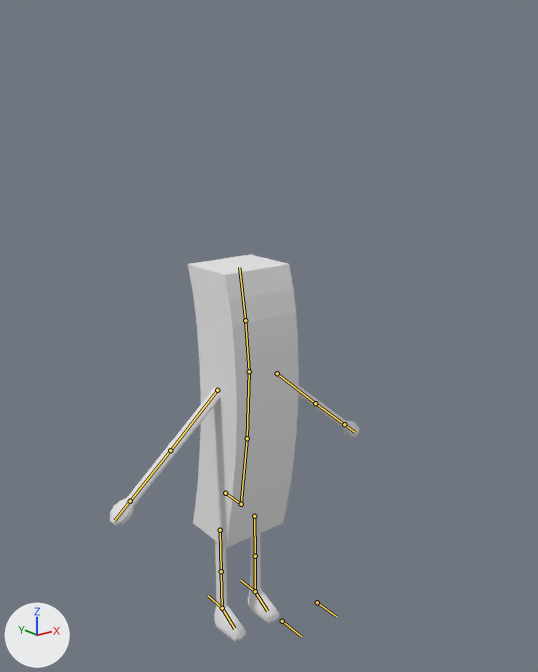
An edit to the Blender file Arts/Models/Characters/Potato/Potato.blend, drawn before and after from the same camera.
Both versions are drawn from a 50 mm lens placed at (-12.81, -17.21, 10.85), pointed at (0.19, -0.96, 4.35). Lighting does not change. The marker at lower left points along +X, +Y and +Z. The bones that bend it are drawn over the model as lines.
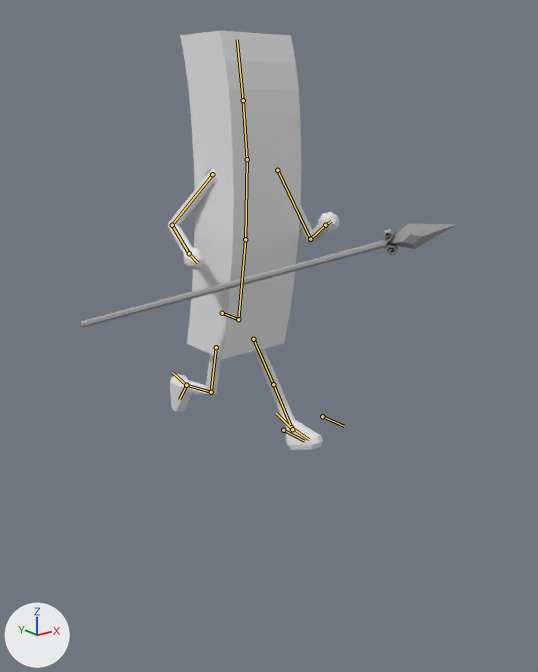
The newer file adds an action. The first version stands in its rest pose; the second is drawn at frame 22 of the action 'SpearRunning'.

Location of each change, [x1, y1, x2, y2] in pixels of the pictures (538 x 672 px):
```json
{"object": "Plane", "change": "posed", "before": [110, 254, 359, 641], "after": [168, 31, 339, 450], "on screen": "31% narrower, 8% taller"}
{"object": "Cylinder", "change": "now drawn", "after": [81, 224, 457, 328]}
{"bone": "RootBone", "before": "(225, 493) to (241, 504)", "after": "(222, 313) to (238, 319)"}
{"bone": "UpperArm.L", "before": "(277, 373) to (315, 403)", "after": "(277, 170) to (310, 239)"}
{"bone": "LowerArm.L", "before": "(315, 403) to (344, 424)", "after": "(310, 239) to (325, 225)"}
{"bone": "Hand.L", "before": "(344, 424) to (354, 432)", "after": "(325, 225) to (331, 221)"}
{"bone": "UpperArm.L.001", "before": "(217, 390) to (170, 450)", "after": "(212, 174) to (172, 225)"}
{"bone": "LowerArm.L.001", "before": "(170, 450) to (130, 501)", "after": "(172, 225) to (189, 253)"}
{"bone": "Hand.L.001", "before": "(130, 501) to (114, 520)", "after": "(189, 253) to (197, 262)"}
{"bone": "LowerLeg.L.001", "before": "(221, 571) to (222, 608)", "after": "(211, 392) to (186, 385)"}
{"bone": "PoleTarget.L", "before": "(317, 602) to (336, 616)", "after": "(322, 416) to (344, 426)"}
{"bone": "LegIK.L", "before": "(255, 591) to (240, 580)", "after": "(292, 429) to (276, 413)"}
{"bone": "LegIK.L.001", "before": "(222, 608) to (208, 595)", "after": "(186, 385) to (172, 372)"}
```

The change, as JSON lines over the scene's bpy script:
```json
{"block": "bone_rootbone", "where": "bone_rootbone = bpy.data.objects['Armature'].pose.bones['RootBone']"}
{"op": "set", "path": "bone_rootbone.location", "old": "(0.0, 0.0, 0.0)", "new": "(0.0, -0.23, 6.26)"}
{"block": "bone_upperarm_l", "where": "bone_upperarm_l = bpy.data.objects['Armature'].pose.bones['UpperArm.L']  # child of 'Spine.002'"}
{"op": "set", "path": "bone_upperarm_l.rotation_quaternion", "old": "(1.0, 0.0, 0.0, 0.0)", "new": "(0.913, -0.324, -0.118, -0.218)", "note": "degrees (0, 0, 0) -> degrees (-35, -21, -20)"}
{"block": "bone_lowerarm_l", "where": "bone_lowerarm_l = bpy.data.objects['Armature'].pose.bones['LowerArm.L']  # child of 'UpperArm.L'"}
{"op": "set", "path": "bone_lowerarm_l.rotation_quaternion", "old": "(1.0, 0.0, 0.0, 0.0)", "new": "(0.564, 0.128, 0.415, -0.703)", "note": "degrees (0, 0, 0) -> degrees (-35, 40, -116)"}
{"block": "bone_hand_l", "where": "bone_hand_l = bpy.data.objects['Armature'].pose.bones['Hand.L']  # child of 'LowerArm.L'"}
{"op": "set", "path": "bone_hand_l.rotation_quaternion", "old": "(1.0, 0.0, 0.0, 0.0)", "new": "(0.997, -0.028, 0.07, 0.004)", "note": "degrees (0, 0, 0) -> degrees (-3, 8, 0)"}
{"block": "bone_upperarm_l_001", "where": "bone_upperarm_l_001 = bpy.data.objects['Armature'].pose.bones['UpperArm.L.001']  # child of 'Spine.002'"}
{"op": "set", "path": "bone_upperarm_l_001.rotation_quaternion", "old": "(1.0, 0.0, 0.0, 0.0)", "new": "(0.889, 0.218, 0.028, 0.401)", "note": "degrees (0, 0, 0) -> degrees (24, -7, 47)"}
{"block": "bone_lowerarm_l_001", "where": "bone_lowerarm_l_001 = bpy.data.objects['Armature'].pose.bones['LowerArm.L.001']  # child of 'UpperArm.L.001'"}
{"op": "set", "path": "bone_lowerarm_l_001.rotation_quaternion", "old": "(1.0, 0.0, 0.0, 0.0)", "new": "(0.547, 0.133, 0.041, -0.825)", "note": "degrees (0, 0, 0) -> degrees (5, 15, -112)"}
{"block": "bone_hand_l_001", "where": "bone_hand_l_001 = bpy.data.objects['Armature'].pose.bones['Hand.L.001']  # child of 'LowerArm.L.001'"}
{"op": "set", "path": "bone_hand_l_001.rotation_quaternion", "old": "(1.0, 0.0, 0.0, 0.0)", "new": "(0.997, 0.021, -0.058, -0.054)", "note": "degrees (0, 0, 0) -> degrees (3, -6, -6)"}
{"block": "bone_lowerleg_l_001", "where": "bone_lowerleg_l_001 = bpy.data.objects['Armature'].pose.bones['LowerLeg.L.001']  # child of 'UpperLeg.L.001'"}
{"op": "set", "path": "bone_lowerleg_l_001.rotation_quaternion", "old": "(1.0, 0.0, 0.0, 0.0)", "new": "(0.765, 0.645, 0.0, 0.0)", "note": "degrees (0, 0, 0) -> degrees (80, 0, 0)"}
{"block": "bone_poletarget_l", "where": "bone_poletarget_l = bpy.data.objects['Armature'].pose.bones['PoleTarget.L']"}
{"op": "set", "path": "bone_poletarget_l.location", "old": "(0.0, 0.0, 0.0)", "new": "(0.0, 0.04, 6.3)"}
{"block": "bone_legik_l", "where": "bone_legik_l = bpy.data.objects['Armature'].pose.bones['LegIK.L']"}
{"op": "set", "path": "bone_legik_l.location", "old": "(0.0, 0.0, 0.0)", "new": "(0.0, -1.92, 6.86)"}
{"op": "set", "path": "bone_legik_l.rotation_quaternion", "old": "(1.0, 0.0, 0.0, 0.0)", "new": "(0.987, 0.16, 0.0, 0.0)", "note": "degrees (0, 0, 0) -> degrees (18, 0, 0)"}
{"block": "bone_legik_l_001", "where": "bone_legik_l_001 = bpy.data.objects['Armature'].pose.bones['LegIK.L.001']"}
{"op": "set", "path": "bone_legik_l_001.location", "old": "(0.0, 0.0, 0.0)", "new": "(0.0, 1.76, 7.53)"}
{"op": "set", "path": "bone_legik_l_001.rotation_quaternion", "old": "(1.0, 0.0, 0.0, 0.0)", "new": "(0.993, 0.12, 0.0, 0.0)", "note": "degrees (0, 0, 0) -> degrees (14, 0, 0)"}
```
